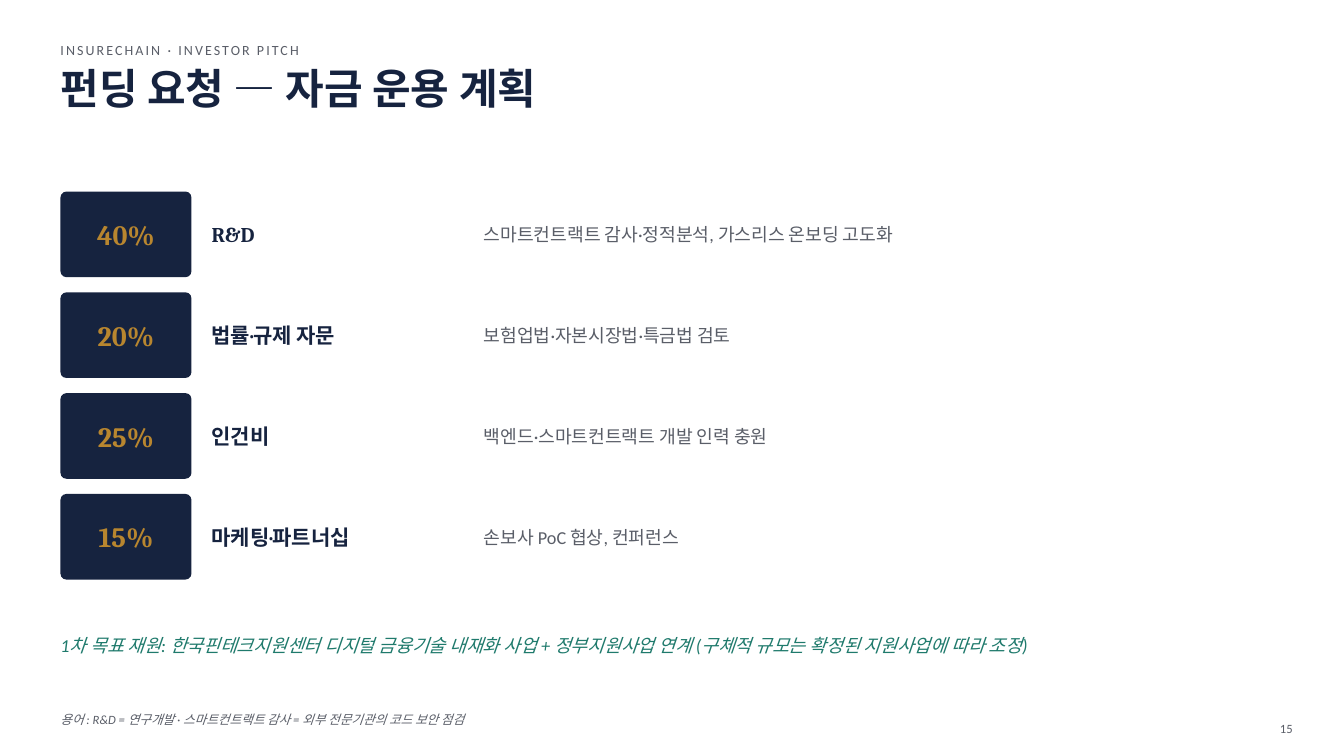
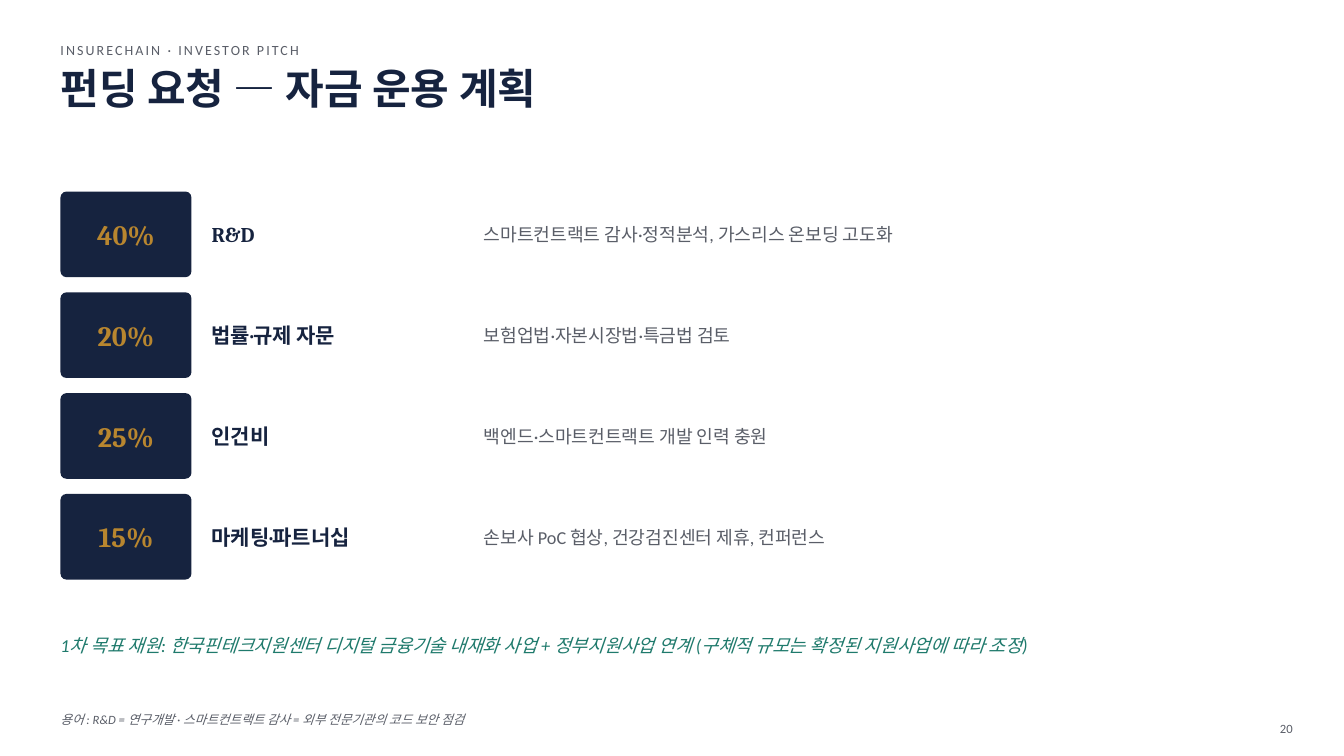
Before and after one commit to leeyonsei78/capstone_project_alpha, a slide deck: slide 20 of 인슈어체인_투자피칭_발표자료.pptx (slide 15 before the commit). Drawn at 1344x756 pixels with LibreOffice and Linux fonts; fonts in the diff are those of the drawing. Boxes give left, top, right and bottom in pixels: in the first picture for what was removed or moved away, otherwise in the second. Text is boxed around its words. In the diff, an @@ line names an element or a change of style, - is before the commit and + after.

```diff
--- a/인슈어체인_투자피칭_발표자료.pptx
+++ b/인슈어체인_투자피칭_발표자료.pptx
@@ text at [484, 529, 825, 546]: text changed @@
-손보사 PoC 협상, 컨퍼런스
+손보사 PoC 협상, 건강검진센터 제휴, 컨퍼런스
@@ page number at [1280, 725, 1293, 733]: text changed @@
-15
+20
```
Also in this commit, not shown: 9 other slides changed, 5 slides added.
